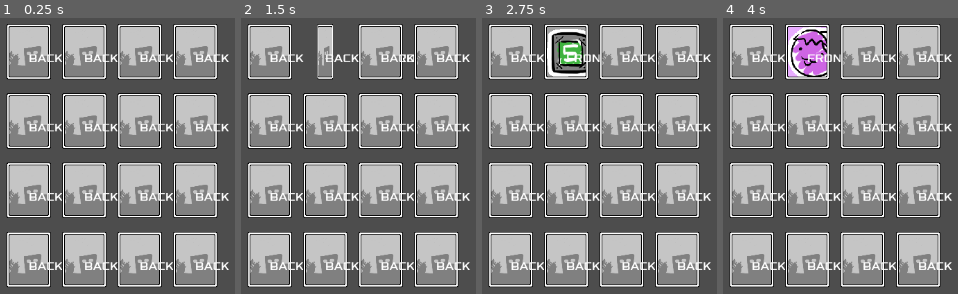
Above: before the commit, frames 1-4 (left to right).
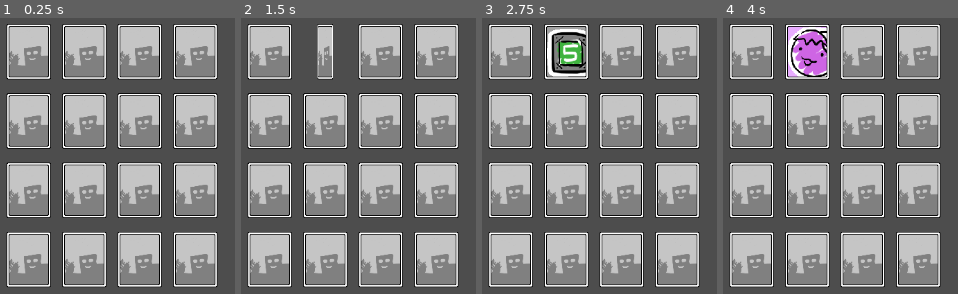
Above: after the commit, the same moments.

Repository: syun77/gd_memory
Game: Godot game, scene res://Main.tscn
Same seed, same stepped clock (60 frames per second), same inputs: the game is played once before the commit and once after it.
Inputs (mouse positions are in pixels of both pictures, inside the frame that each line leads up to):
- Up to frame 1 (0.25 s): no input
- Up to frame 2 (1.5 s): tap Enter at 0.5 s; move the mouse to (269, 51) at 0.52 s; click (269, 51) at 0.6 s; tap R (reset) at 1.25 s; move the mouse to (325, 51) at 1.27 s; click (325, 51) at 1.35 s
- Up to frame 3 (2.75 s): tap R (reset) at 2 s; click (566, 51) at 2.1 s
- Up to frame 4 (4 s): tap R (reset) at 2.75, 3.5 s; click (807, 51) at 2.85 s; click (807, 51) at 3.6 s

The runs differ from the first frame. In frame 1, 3.9% of the frame differs, in the area x 12-98%, y 13-92%; in frame 2, 4.0%; in frame 3, 3.9%; in frame 4, 3.9%.

Commit message:
リファクタリング

Diff:
--- a/gd_memory/Main.gd
+++ b/gd_memory/Main.gd
@@ -67,12 +67,11 @@
 
 	## カードを生成.
 	_array2.foreach(func(i, j, v):
-		var pos = _grid_to_screen(i, j)
-		var idx = _grid_to_idx(i, j)
-		var card = CARD_OBJ.instantiate()
-		_card_layer.add_child(card)
-		card.setup(pos, idx, v)
-		#card.flip_to_front(idx * 0.1)
+		var pos = _grid_to_screen(i, j) # スクリーン座標.
+		var idx = _grid_to_idx(i, j) # インデックス座標.
+		var card = CARD_OBJ.instantiate() # カードインスタンス.
+		_card_layer.add_child(card) # カードレイヤーに登録する.
+		card.setup(pos, idx, v) # カードをセットアップ.
 	)
 
 	# 表のカード枚数計算用.
@@ -108,8 +107,6 @@
 				_front_cards.append(c)
 				break
 
-
-
 # 更新 > めくった後の待ち時間.
 func _update_WAIT1(_delta:float) -> void:
 	for card in _front_cards:
@@ -127,22 +124,27 @@
 
 	_state = eState.WAIT2
 
+## 更新 > 待ち2.
 func _update_WAIT2(delta:float) -> void:
 	_timer += delta
 	# 少し待つ.
-	if _timer > TIMER_WAIT:
-		if _check_erase(true) == false:
-			# 消せなかったのでカードをもとに戻す.
-			for card in _front_cards:
-				var c = card as Card
-				c.flip_to_back()
-
-		# めくったカード情報を消す.
-		_front_cards.clear()
-		_front_cnts.fill(0)
-
-		_state = eState.MAIN
-		_timer = 0
+	if _timer < TIMER_WAIT:
+		return
+
+	# めくったカードの処理.
+	if _check_erase(true) == false:
+		# 消せなかったのでカードをもとに戻す.
+		for card in _front_cards:
+			var c = card as Card
+			c.flip_to_back()
+
+	# めくったカード情報を消す.
+	_front_cards.clear()
+	_front_cnts.fill(0)
+
+	# メインに戻る.
+	_state = eState.MAIN
+	_timer = 0
 
 # 更新 > ゲームオーバー.
 func _update_GAMEOVER(_delta:float) -> void:
@@ -166,16 +168,14 @@
 
 ## 表のカードに対する処理を行う.
 func _foreach_front_cards(is_match:bool, f:Callable) -> void:
-	var match_list = []
-	var unmatch_list = []
+	var match_list = [] # そろっているカード.
+	var unmatch_list = [] # そろっていないカード.
 
 	for idx in range(_front_cnts.size()):
 		match _front_cnts[idx]:
-			1:
-				# 1枚だけ表向きならそろっていないとみなす.
+			1: # 1枚だけ表向きならそろっていないとみなす.
 				unmatch_list.append(idx)
-			2:
-				# 2枚表向きならそろっているとみなす.
+			2: # 2枚表向きならそろっているとみなす.
 				match_list.append(idx)
 
 	var target = match_list # そろっているカード.
@@ -184,7 +184,7 @@
 
 	for card in _front_cards:
 		if card.id in target:
-			# 対象のカード.
+			# 対象のカードなのでラムダ式を実行する.
 			print(card)
 			f.call(card)
 
@@ -215,14 +215,23 @@
 
 	return ret
 
+## 更新 > デバッグ.
 func _update_debug() -> void:
 	if Input.is_action_just_pressed("reset"):
+		# やり直し.
 		get_tree().change_scene_to_file("res://Main.tscn")
 
+	if Input.is_action_just_pressed("abort"):
+		# 終了.
+		get_tree().quit()
+
+## グリッド座標系をスクリーン座標系に変換する.
 func _grid_to_screen(i:int, j:int) -> Vector2i:
 	var v = Vector2i()
 	v.x = OFS_X + (GRID_W * i)
 	v.y = OFS_Y + (GRID_H * j)
 	return v
+
+## グリッド座標系をインデックス座標系に変換する.
 func _grid_to_idx(i:int, j:int) -> int:
 	return i + (GRID_CNT_W * j)
--- a/gd_memory/project.godot
+++ b/gd_memory/project.godot
@@ -35,6 +35,11 @@
 "events": [Object(InputEventMouseButton,"resource_local_to_scene":false,"resource_name":"","device":-1,"window_id":0,"a …(259 unchanged characters)…
 ]
 }
+abort={
+"deadzone": 0.5,
+"events": [Object(InputEventKey,"resource_local_to_scene":false,"resource_name":"","device":-1,"window_id":0,"alt_pressed":false,"shift_pressed":false,"ctrl_pressed":false,"meta_pressed":false,"pressed":false,"keycode":0,"physical_keycode":4194305,"key_label":0,"unicode":0,"echo":false,"script":null)
+]
+}
 
 [rendering]
 
--- a/gd_memory/src/Card.gd
+++ b/gd_memory/src/Card.gd
@@ -7,8 +7,8 @@
 # --------------------------------------------
 # const.
 # --------------------------------------------
-## ひっくり返る時間.
-const TIME_ROTATE = 0.3
+## 時間関連.
+const TIME_ROTATE = 0.15 # ひっくり返る時間.
 const TIME_VANISH = 0.5 # 消滅時間.
 const TIME_SHAKE = 0.5 # 揺れ時間.
 
@@ -28,9 +28,11 @@
 ## 状態.
 enum eState {
 	BACK, # 裏向き.
-	BACK_TO_FRONT, # 裏から表.
+	BACK_TO_FRONT1, # 裏から表.
+	BACK_TO_FRONT2,
 	FRONT, # 表向き.
-	FRONT_TO_BACK, # 表から裏.
+	FRONT_TO_BACK1, # 表から裏.
+	FRONT_TO_BACK2,
 	VANISH, # 消滅.
 }
 
@@ -73,6 +75,7 @@
 	_pos_idx = pos_idx
 	_id = card_id
 
+	# 表のカード画像を読み込む.
 	_front.texture = load("res://assets/images/card_%02d.png"%id)
 
 ## 揺れ開始.
@@ -90,14 +93,14 @@
 func flip_to_back(delay:float=0) -> void:
 	if _state != eState.BACK:
 		_timer = 0
-		_state = eState.FRONT_TO_BACK
+		_state = eState.FRONT_TO_BACK1
 		_delay_timer = delay
 
 ## 表にする.
 func flip_to_front(delay:float=0) -> void:
 	if _state != eState.FRONT:
 		_timer = 0
-		_state = eState.BACK_TO_FRONT
+		_state = eState.BACK_TO_FRONT1
 		_delay_timer = delay
 		_white.visible = false # 点滅を非表示.
 
@@ -116,14 +119,12 @@
 	_blink_timer += delta
 
 	if _delay_timer > 0.0:
+		# 待ち処理.
 		_delay_timer -= delta
 		return
 
 	# 揺れ更新.
 	_update_shake(delta)
-
-	var time_half = TIME_ROTATE / 2.0
-	var time_total = TIME_ROTATE
 
 	_timer += delta
 	var rot_rate = 1.0
@@ -134,40 +135,50 @@
 			is_back_card = true
 			rot_rate = 1.0
 			_update_back(delta)
-		eState.BACK_TO_FRONT:
-			# 裏 -> 表.
-			if _timer < time_half:
-				# 前半.
-				is_back_card = true
-				rot_rate = 1 - (_timer / time_half)
-			elif _timer < time_total:
-				# 後半.
-				is_back_card = false
-				rot_rate = (_timer - time_half) / time_half
-			else:
+
+		eState.BACK_TO_FRONT1:
+			# 裏 -> 表 (前半).
+			is_back_card = true
+			rot_rate = 1 - (_timer / TIME_ROTATE)
+			if _timer >= TIME_ROTATE:
+				# 後半へ続く.
+				rot_rate = 0
+				_timer = 0.0
+				_state = eState.BACK_TO_FRONT2
+		eState.BACK_TO_FRONT2:
+			# 裏 -> 表 (後半).
+			is_back_card = false
+			rot_rate = _timer / TIME_ROTATE
+			if _timer >= TIME_ROTATE:
 				# 終了.
 				is_back_card = false
 				rot_rate = 1.0
 				_state = eState.FRONT
+
 		eState.FRONT:
 			# 表向き.
 			is_back_card = false
 			rot_rate = 1.0
-		eState.FRONT_TO_BACK:
-			# 表 -> 裏.
-			if _timer < time_half:
-				# 前半.
-				is_back_card = false
-				rot_rate = 1 - (_timer / time_half)
-			elif _timer < time_total:
-				# 後半.
-				is_back_card = true
-				rot_rate = (_timer - time_half) / time_half
-			else:
+
+		eState.FRONT_TO_BACK1:
+			# 表 -> 裏(前半).
+			is_back_card = false
+			rot_rate = 1 - (_timer / TIME_ROTATE)
+			if _timer >= TIME_ROTATE:
+				# 後半へ続く.
+				rot_rate = 0
+				_timer = 0.0
+				_state = eState.FRONT_TO_BACK2
+		eState.FRONT_TO_BACK2:
+			# 表 -> 裏(後半).
+			is_back_card = true
+			rot_rate = _timer / TIME_ROTATE
+			if _timer >= TIME_ROTATE:
 				# 終了.
 				is_back_card = true
 				rot_rate = 1.0
 				_state = eState.BACK
+
 		eState.VANISH:
 			# 消滅.
 			var rate = Ease.cube_out(_timer / TIME_VANISH)
@@ -189,21 +200,27 @@
 	spr.visible = true
 	spr.scale.x = 1.0 * sin(PI/2 * rot_rate)
 
+## 更新 > 裏向きの場合.
 func _update_back(delta:float) -> void:
 	if _selected:
+		# 選択していたら点滅する.
 		_white.visible = true
+		_white.modulate = Color.WHITE
 		_white.modulate.a = 0.2 + 0.8 * abs(sin(_blink_timer * 2))
 	else:
+		# 選択していなかったらフェードアウトする.
 		if _white.modulate.a > 0:
 			_white.modulate.a -= delta * 2
 			if _white.modulate.a <= 0:
 				_white.modulate.a = 0
 				_white.visible = false
 
+## 更新 > 揺れ.
 func _update_shake(delta:float) -> void:
 	_shake_timer = max(_shake_timer-delta, 0.0)
 	var offset = Vector2.ZERO
 	if _shake_timer > 0.0:
+		# 揺れが有効.
 		var rate = _shake_timer / TIME_SHAKE
 		var mul = 1
 		if _cnt%4 < 2:
@@ -213,9 +230,11 @@
 	_front.offset = offset
 	_back.offset = offset
 
+## 更新 > デバッグ用.
 func _update_debug() -> void:
 	_label.text = eState.keys()[_state]
 
+## print用の文字列を返す.
 func _to_string() -> String:
 	return "[Card] id:%d idx:%d is_front:%d"%[id, idx, is_front]
 # --------------------------------------------
--- a/gd_memory/src/Card.tscn
+++ b/gd_memory/src/Card.tscn
@@ -29,6 +29,7 @@
 texture = ExtResource("3_50rix")
 
 [node name="Label" type="Label" parent="."]
+visible = false
 offset_right = 40.0
 offset_bottom = 23.0
 label_settings = SubResource("LabelSettings_fq21a")
Not shown: 1 places in gd_memory/src/Card.tscn that only renumber resources
